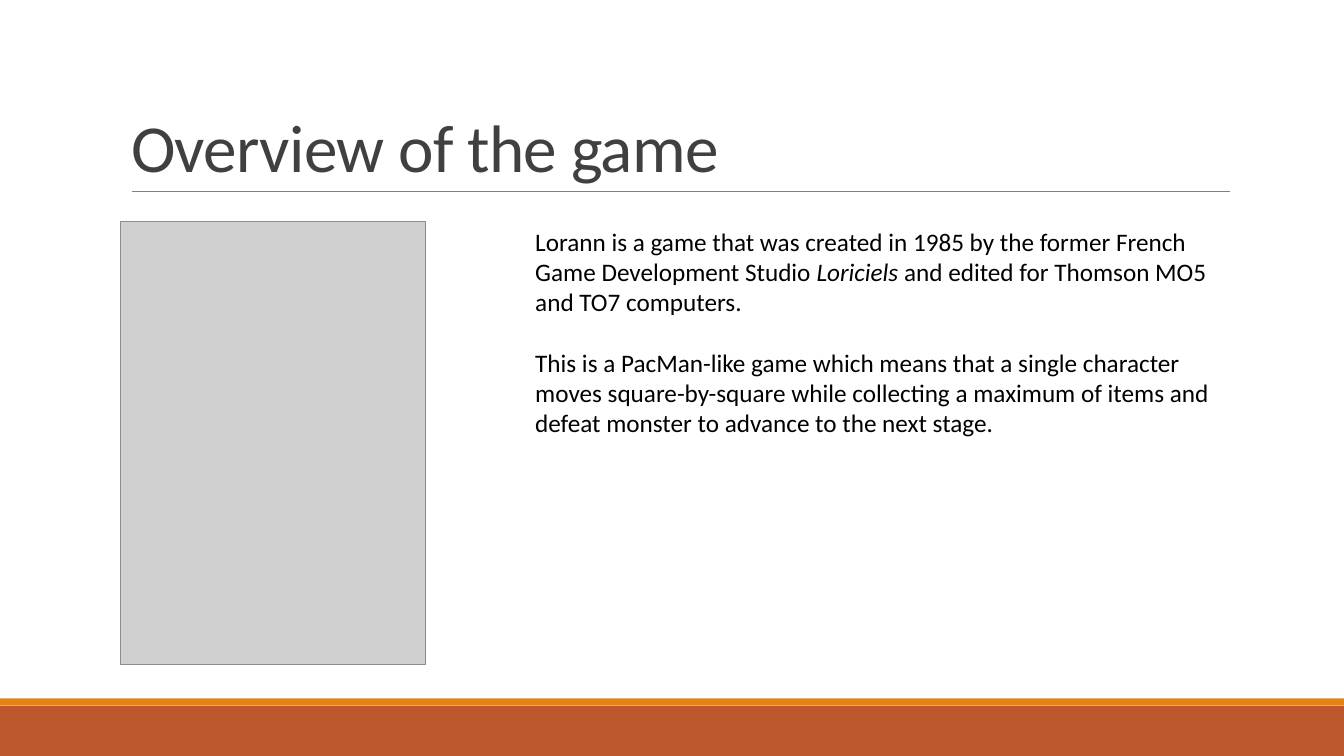
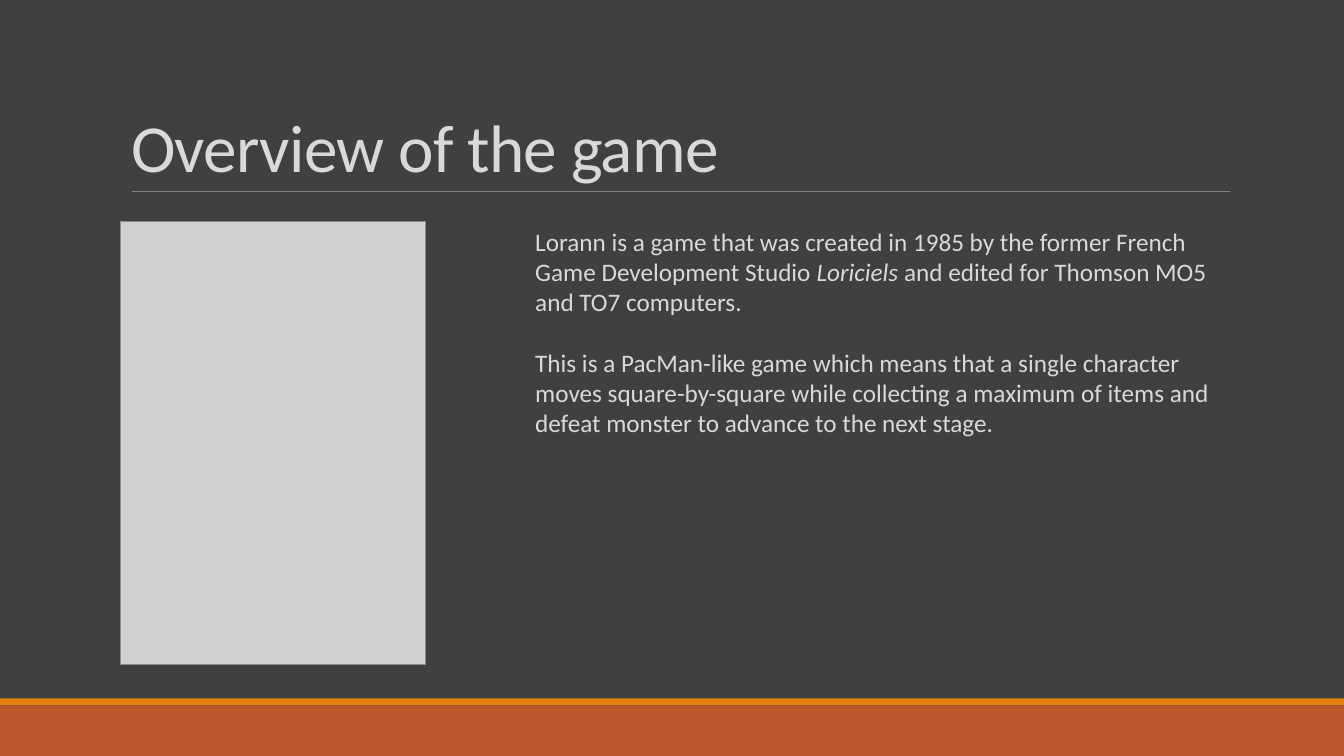
Before and after one commit to Studisys/Lorann-Java-Project----Exia-CESI-A1, a slide deck: slide 4 of Deliverables/Lorann - PowerPoint.pptx. Drawn at 1344x756 pixels with LibreOffice and Linux fonts; fonts in the diff are those of the drawing; grey boxes stand for pictures. Boxes give left, top, right and bottom in pixels: in the first picture for what was removed or moved away, otherwise in the second. Text is boxed around its words. In the diff, an @@ line names an element or a change of style, - is before the commit and + after.

```diff
--- a/Deliverables/Lorann - PowerPoint.pptx
+++ b/Deliverables/Lorann - PowerPoint.pptx
@@ background #FFFFFF to #404040 @@
@@ title "Overview of the game" at [131, 125, 718, 184]: text colour #404040 to #D9D9D9 @@
@@ text "Lorann is a game that ..." at [535, 233, 1209, 437]: text colour #000000 to #D9D9D9 @@
```
Also in this commit, not shown: 13 other slides changed, 7 other files.
